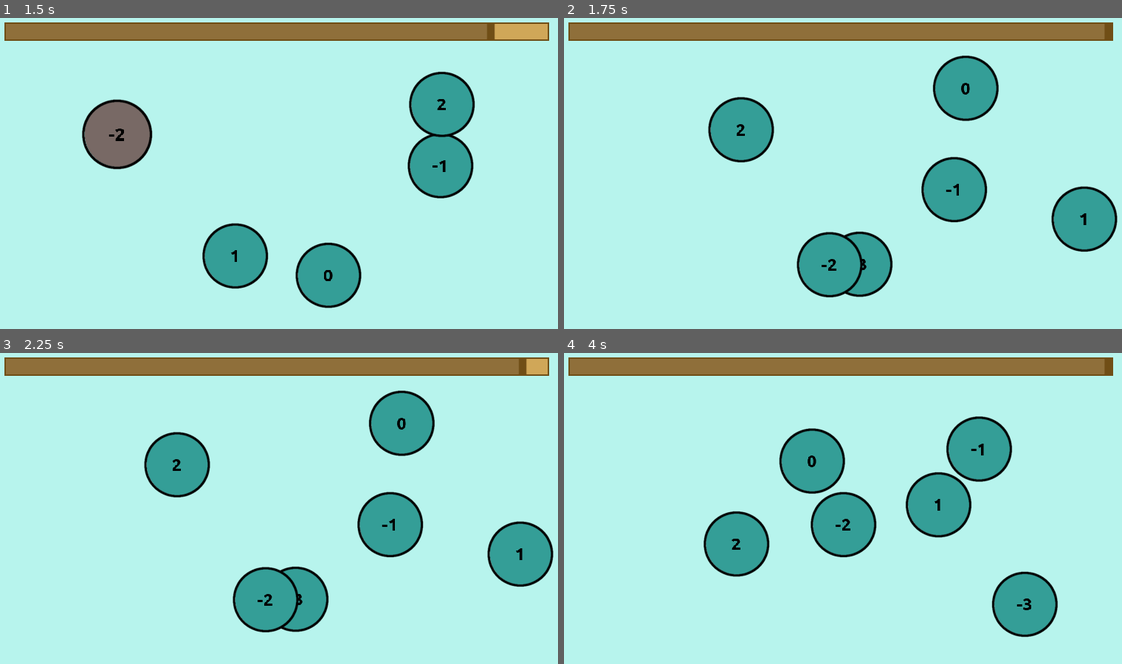
Above: before the commit, frames 1-4 (two rows, left to right).
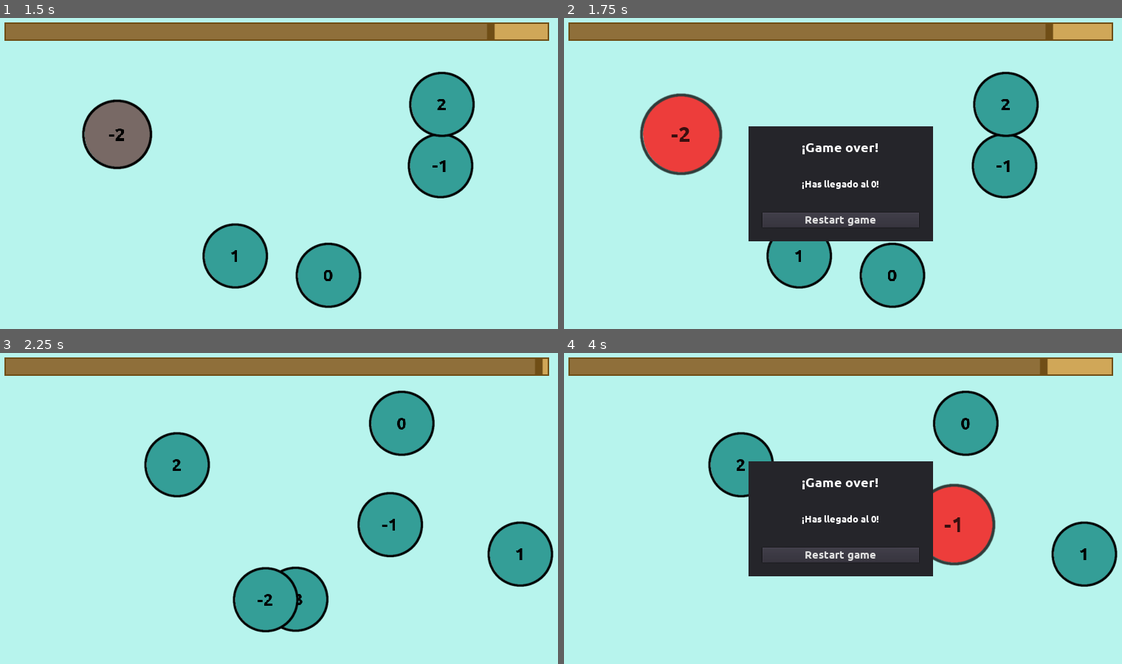
Above: after the commit, the same moments.

Repository: moisesjbc/contando-hasta-100
Game: Godot game, scene res://gameplay/main/main.tscn
Two runs of this game, one before a commit and one after it. Both use one fixed random seed, a clock stepped at 60 frames per second and the inputs below.
Inputs (mouse positions are in pixels of both pictures, inside the frame that each line leads up to):
- Up to frame 1 (1.5 s): move the mouse to (345, 120) at 0.52 s; click (345, 120) at 0.67 s; move the mouse to (117, 133) at 1.27 s; click (117, 133) at 1.42 s
- Up to frame 2 (1.75 s): no input
- Up to frame 3 (2.25 s): click (279, 555) at 2 s, where only the run after the commit has a clickable "Restart game"
- Up to frame 4 (4 s): move the mouse to (831, 598) at 2.77 s; click (831, 598) at 2.92 s; move the mouse to (954, 524) at 3.52 s; click (954, 524) at 3.67 s

Frame 1 is identical in both runs. In frame 2, 30% of the frame differs, in the area x 13-100%, y 1-94%; in frame 3, 0.2%; in frame 4, 26%.

Commit message:
Add game over condition

Diff:
--- /dev/null
+++ b/godot-project/gameplay/gui/game_over_panel/game_over_panel.gd
@@ -0,0 +1,16 @@
+extends Panel
+
+var main
+
+
+func display(main, current_value):
+	get_tree().paused = true
+	visible = true
+	self.main = main
+	$margin_container/vbox_container/description.text = "¡Has llegado al %d!" % current_value
+
+
+func _on_restart_button_pressed():
+	get_tree().paused = false
+	visible = false
+	main.set_level(0)
--- /dev/null
+++ b/godot-project/gameplay/gui/game_over_panel/game_over_panel.tscn
@@ -0,0 +1,58 @@
+[gd_scene load_steps=6 format=2]
+
+[ext_resource path="res://fonts/Ubuntu-B.ttf" type="DynamicFontData" id=1]
+[ext_resource path="res://gameplay/gui/game_over_panel/game_over_panel.gd" type="Script" id=2]
+[ext_resource path="res://gui/button/button.tscn" type="PackedScene" id=3]
+
+[sub_resource type="DynamicFont" id=1]
+size = 30
+font_data = ExtResource( 1 )
+
+[sub_resource type="DynamicFont" id=2]
+size = 22
+font_data = ExtResource( 1 )
+
+[node name="game_over_panel" type="Panel"]
+visible = false
+margin_left = 440.0
+margin_top = 235.0
+margin_right = 840.0
+margin_bottom = 485.0
+rect_min_size = Vector2( 400, 250 )
+script = ExtResource( 2 )
+
+[node name="margin_container" type="MarginContainer" parent="."]
+anchor_right = 1.0
+anchor_bottom = 1.0
+custom_constants/margin_right = 30
+custom_constants/margin_top = 30
+custom_constants/margin_left = 30
+custom_constants/margin_bottom = 30
+
+[node name="vbox_container" type="VBoxContainer" parent="margin_container"]
+margin_left = 30.0
+margin_top = 30.0
+margin_right = 370.0
+margin_bottom = 220.0
+custom_constants/separation = 10
+
+[node name="title" type="Label" parent="margin_container/vbox_container"]
+margin_right = 340.0
+margin_bottom = 34.0
+custom_fonts/font = SubResource( 1 )
+text = "¡Game over!"
+align = 1
+
+[node name="description" type="Label" parent="margin_container/vbox_container"]
+margin_top = 81.0
+margin_right = 340.0
+margin_bottom = 107.0
+size_flags_vertical = 6
+custom_fonts/font = SubResource( 2 )
+text = "¡Has llegado al 0!"
+align = 1
+
+[node name="restart_button" parent="margin_container/vbox_container" instance=ExtResource( 3 )]
+pause_mode = 2
+
+[connection signal="pressed" from="margin_container/vbox_container/restart_button" to="." method="_on_restart_button_pressed"]
--- a/godot-project/gameplay/main/main.gd
+++ b/godot-project/gameplay/main/main.gd
@@ -10,25 +10,23 @@
 
 func reset():
 	$GUI/margin_container/time_bar.reset()
-	$balls_manager.reset()
+	$balls_manager.set_level(current_expected_value)
 
 
+func set_level(current_expected_value):
+	self.current_expected_value = current_expected_value
+	reset()
+
 func next_level():
-	current_expected_value = current_expected_value + 1
-	$balls_manager.set_level(current_expected_value)
-	$GUI/margin_container/time_bar.reset()
+	set_level(current_expected_value + 1)
 
 
 func _on_time_bar_timeout():
 	reset()
 
 
-func _on_balls_manager_all_balls_right():
-	next_level()
-
-
 func _on_balls_manager_number_selected(current_value):
 	if current_expected_value == current_value:
 		next_level()
 	else:
-		reset()
+		$GUI/center_container/game_over_panel.display(self, current_expected_value)
--- a/godot-project/gameplay/main/main.tscn
+++ b/godot-project/gameplay/main/main.tscn
@@ -1,11 +1,14 @@
-[gd_scene load_steps=4 format=2]
+[gd_scene load_steps=5 format=2]
 
 [ext_resource path="res://gameplay/balls_manager/balls_manager.tscn" type="PackedScene" id=1]
 [ext_resource path="res://gameplay/gui/time_bar/time_bar.tscn" type="PackedScene" id=2]
 [ext_resource path="res://gameplay/main/main.gd" type="Script" id=3]
+[ext_resource path="res://gameplay/gui/game_over_panel/game_over_panel.tscn" type="PackedScene" id=4]
 
 [node name="main" type="Node2D"]
 script = ExtResource( 3 )
+
+[node name="balls_manager" parent="." instance=ExtResource( 1 )]
 
 [node name="GUI" type="Node" parent="."]
 
@@ -18,7 +21,12 @@
 [node name="time_bar" parent="GUI/margin_container" instance=ExtResource( 2 )]
 margin_bottom = 50.0
 
-[node name="balls_manager" parent="." instance=ExtResource( 1 )]
+[node name="center_container" type="CenterContainer" parent="GUI"]
+anchor_right = 1.0
+anchor_bottom = 1.0
+mouse_filter = 2
 
+[node name="game_over_panel" parent="GUI/center_container" instance=ExtResource( 4 )]
+
+[connection signal="number_selected" from="balls_manager" to="." method="_on_balls_manager_number_selected"]
 [connection signal="timeout" from="GUI/margin_container/time_bar" to="." method="_on_time_bar_timeout"]
-[connection signal="number_selected" from="balls_manager" to="." method="_on_balls_manager_number_selected"]
--- /dev/null
+++ b/godot-project/gui/button/button.tscn
@@ -0,0 +1,14 @@
+[gd_scene load_steps=3 format=2]
+
+[ext_resource path="res://fonts/Ubuntu-B.ttf" type="DynamicFontData" id=1]
+
+[sub_resource type="DynamicFont" id=3]
+size = 25
+font_data = ExtResource( 1 )
+
+[node name="button" type="Button"]
+margin_top = 155.0
+margin_right = 340.0
+margin_bottom = 190.0
+custom_fonts/font = SubResource( 3 )
+text = "Restart game"
